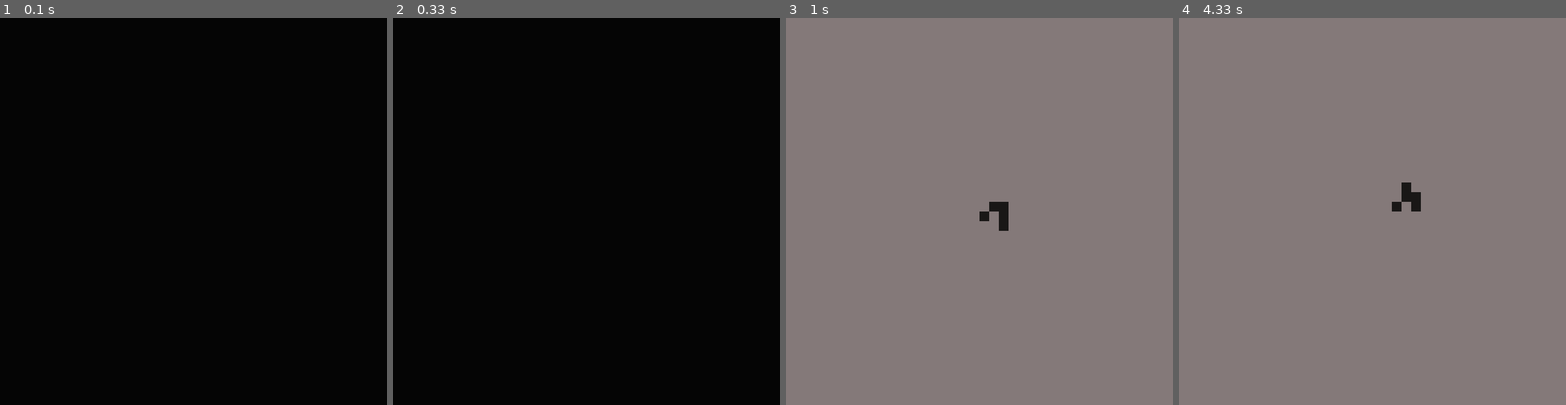
Above: before the commit, frames 1-4 (left to right).
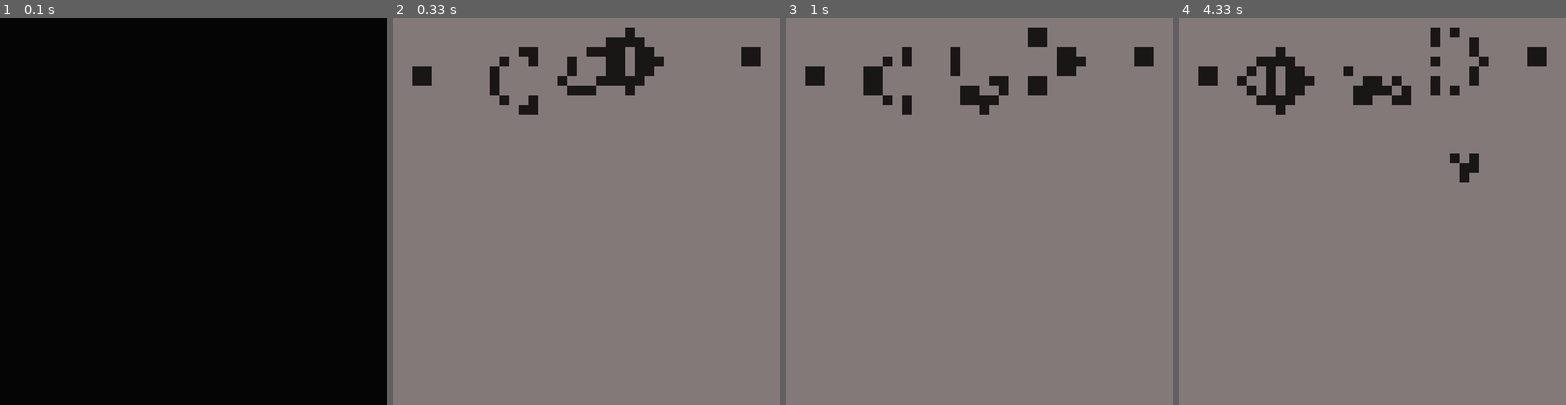
Above: after the commit, the same moments.

Repository: hippyclipper/pygame_graphics
Game: pygame game, started from src/newProject.py
Same seed, same stepped clock (60 frames per second), same inputs: the game is played once before the commit and once after it.
Inputs:
- Up to frame 1 (0.1 s): no input
- Up to frame 2 (0.33 s): no input
- Up to frame 3 (1 s): no input
- Up to frame 4 (4.33 s): no input

Frame 1 is identical in both runs. In frame 2, 97% of the frame differs, in the area x 0-100%, y 0-100%; in frame 3, 3.3%; in frame 4, 4.1%.

Commit message:
working glider gun

Diff:
--- a/src/newProject.py
+++ b/src/newProject.py
@@ -83,16 +83,32 @@
             for y in x:
                 y.draw()
 
+
+
+def makeGlider(offset, board):
+    board.squares[0+offset][0+offset].color = BLACK
+    board.squares[1+offset][0+offset].color = BLACK
+    board.squares[2+offset][0+offset].color = BLACK
+    board.squares[2+offset][1+offset].color = BLACK
+    board.squares[1+offset][2+offset].color = BLACK
+
+def makeGliderGun(board):
+    gliderGun = ["........................X...........",
+        "......................X.X...........",
+    "............XX......XX............XX",
+    "...........X...X....XX............XX",
+    "XX........X.....X...XX..............",
+    "XX........X...X.XX....X.X...........",
+    "..........X.....X.......X...........",
+    "...........X...X....................",
+    "............XX......................"]
+    for i,line in enumerate(gliderGun):
+        for j,y in enumerate(line):
+            if y == "X":
+                board.squares[j+2][i+1].color = BLACK
+
 board = Board()
-
-offset = 20
-board.squares[0+offset][0+offset].color = BLACK
-board.squares[1+offset][0+offset].color = BLACK
-board.squares[2+offset][0+offset].color = BLACK
-board.squares[2+offset][1+offset].color = BLACK
-board.squares[1+offset][2+offset].color = BLACK
-# board.squares[21][20].color = BLACK
-# board.squares[31][21].color = BLACK
+makeGliderGun(board)
 
 
 while not done:
@@ -108,7 +124,7 @@
     pygame.display.flip()
     clock.tick(60)
     screen.fill(BACKGROUND)
-    time.sleep(.5)
+    time.sleep(.1)
 #=============================================================
 pygame.display.quit()
 pygame.quit()
